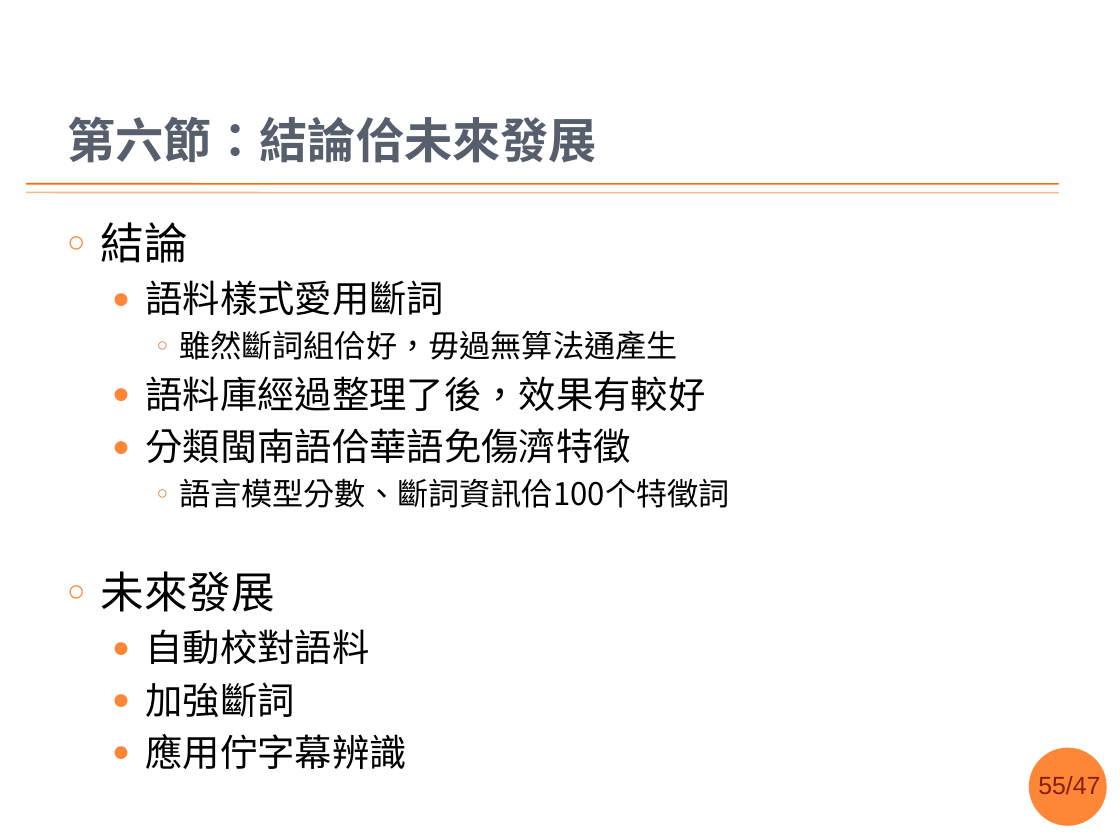
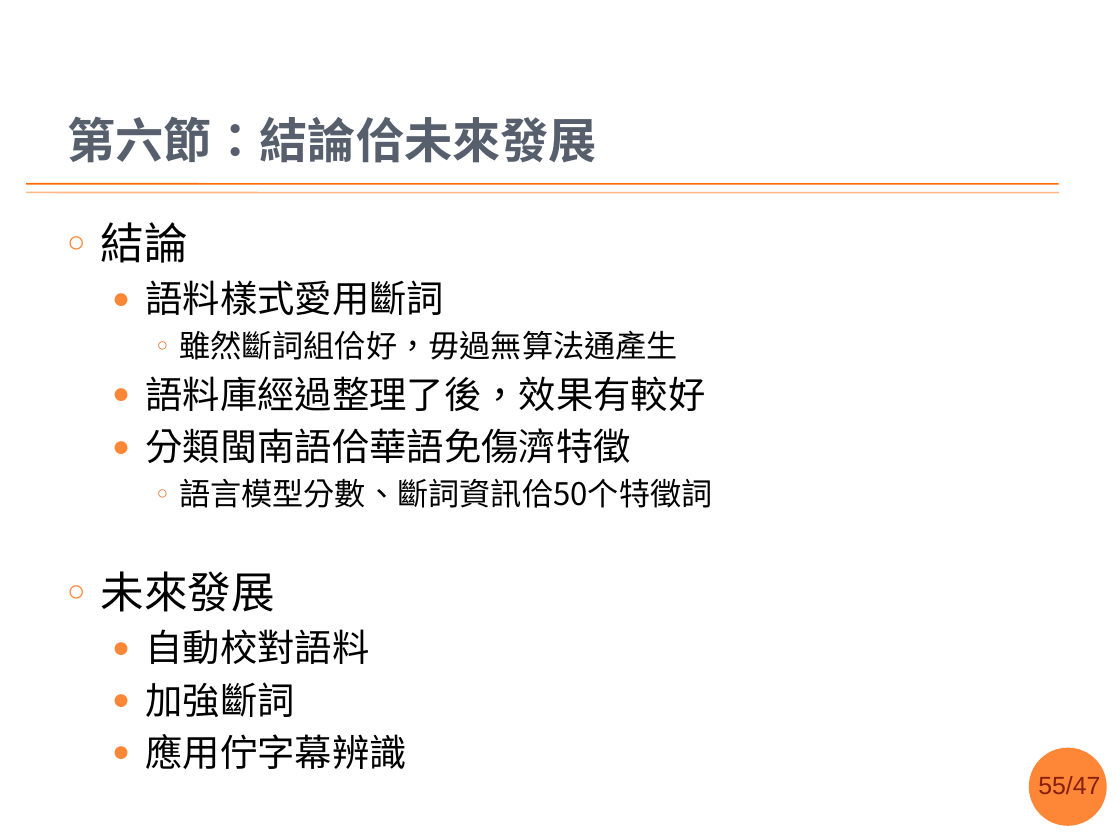
Before and after one commit to sih4sing5hong5/po3-ko3_tau5-iann2-phinn3, a slide deck: slide 55 of 翻譯報告.pptx. Drawn at 1120x840 pixels with LibreOffice and Linux fonts; fonts in the diff are those of the drawing; background and template pictures are left out. Boxes give left, top, right and bottom in pixels: in the first picture for what was removed or moved away, otherwise in the second. Text is boxed around its words. In the diff, an @@ line names an element or a change of style, - is before the commit and + after.

```diff
--- a/翻譯報告.pptx
+++ b/翻譯報告.pptx
@@ text at box(179, 478, 712, 508): text changed @@
-    ○ 語言模型分數、斷詞資訊佮100个特徵詞
+    ○ 語言模型分數、斷詞資訊佮50个特徵詞
```
Also in this commit, not shown: 10 other slides changed.
